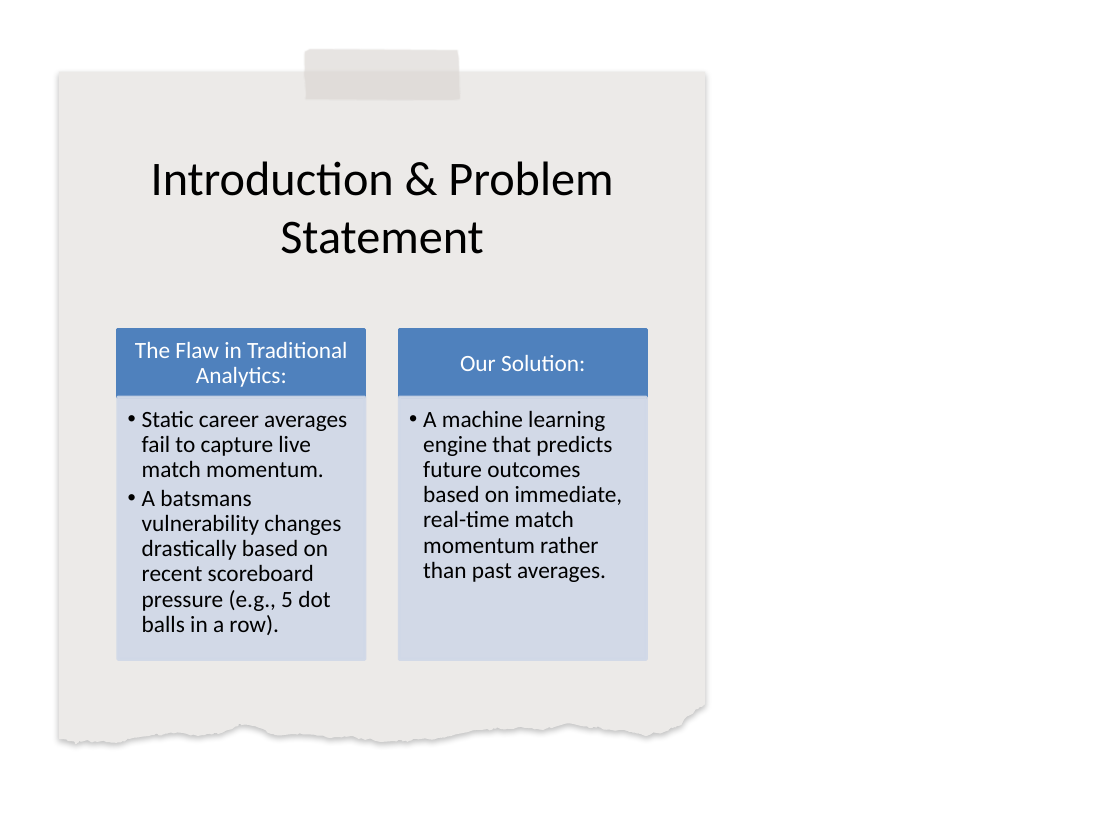
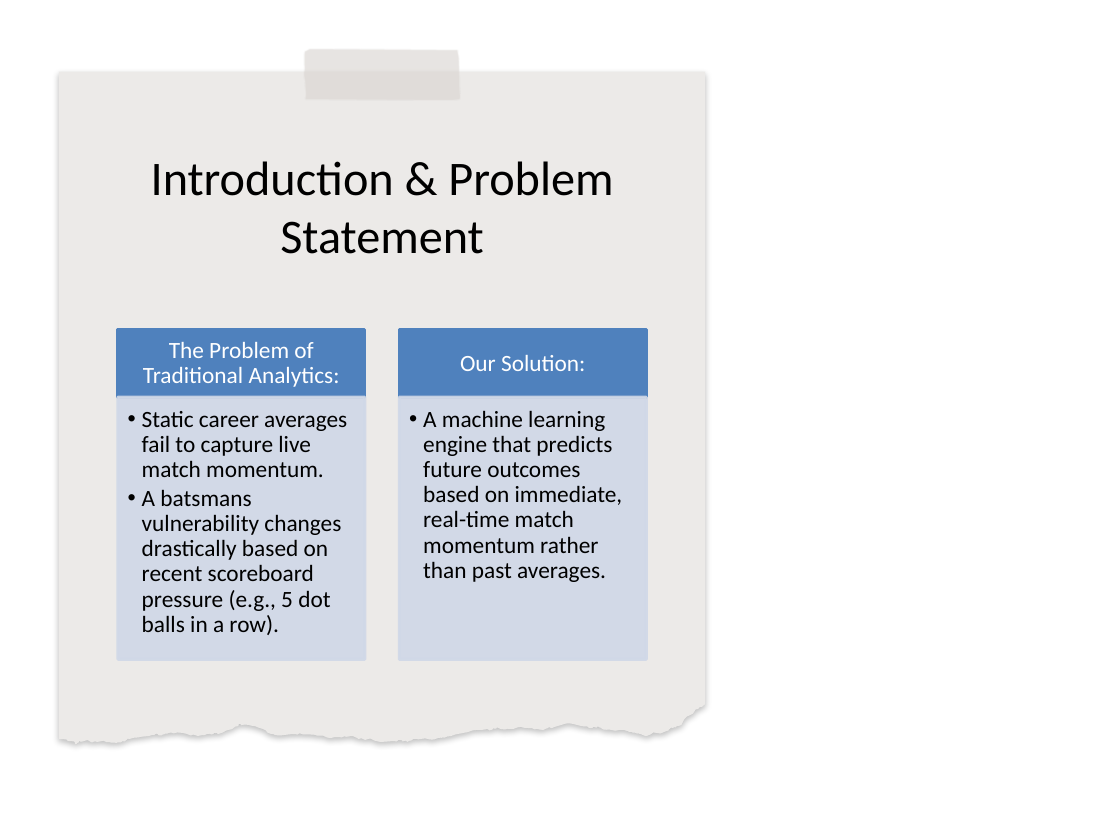
Before and after one commit to tazbidz01/deepsequence-t20i, a slide deck: slide 2 of DeepSequence_Final_Presentation_V3.pptx. Drawn at 1120x840 pixels with LibreOffice and Linux fonts; fonts in the diff are those of the drawing; background and template pictures are left out. Boxes give left, top, right and bottom in pixels: in the first picture for what was removed or moved away, otherwise in the second. Text is boxed around its words. In the diff, an @@ line names an element or a change of style, - is before the commit and + after.

```diff
--- a/DeepSequence_Final_Presentation_V3.pptx
+++ b/DeepSequence_Final_Presentation_V3.pptx
@@ text at [143,342,340,387]: text changed @@
-The Flaw in Traditional Analytics:
+The Problem of Traditional Analytics:
```
Also in this commit, not shown: 2 other slides changed, 1 slide added, 10 other files.
